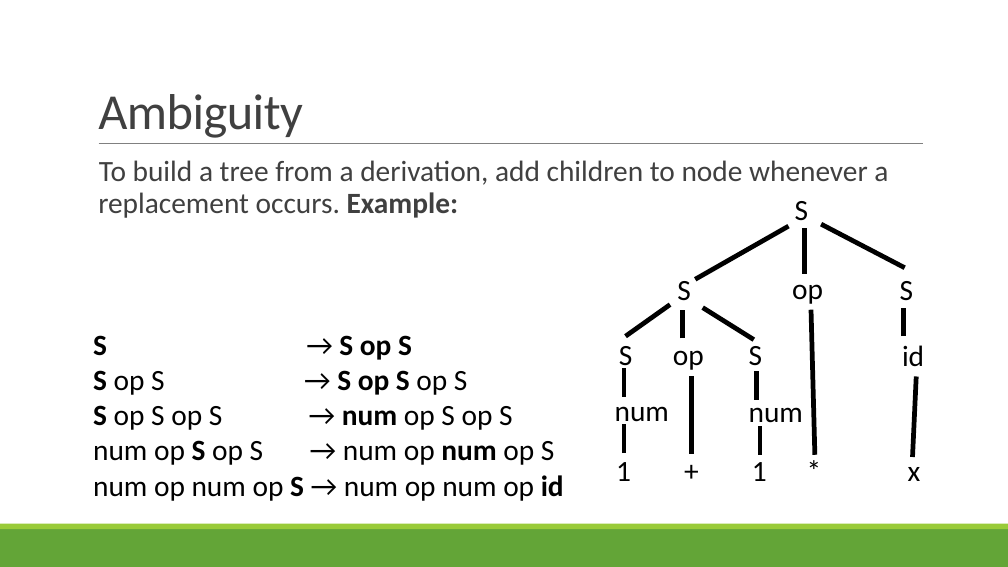
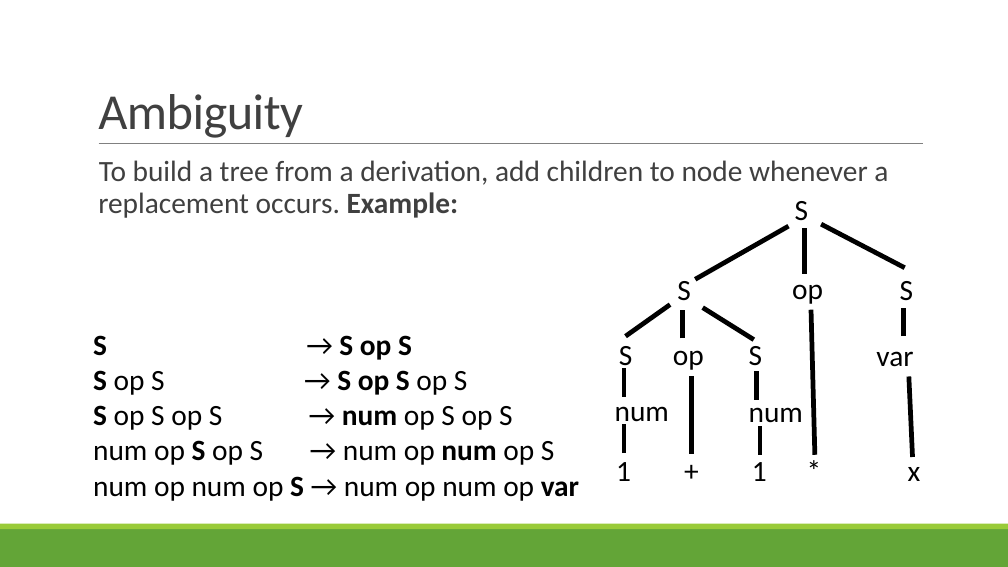
Before and after one commit to rbohrer/pl-course, a slide deck: slide 56 of LectureSlides/03Parsing.pptx. Drawn at 1008x567 pixels with LibreOffice and Linux fonts; fonts in the diff are those of the drawing. Boxes give left, top, right and bottom in pixels: in the first picture for what was removed or moved away, otherwise in the second. Text is boxed around its words. In the diff, an @@ line names an element or a change of style, - is before the commit and + after.

```diff
--- a/LectureSlides/03Parsing.pptx
+++ b/LectureSlides/03Parsing.pptx
@@ text at box(93, 335, 579, 501): text changed @@
-S → S op S
-S op S → S op S op S
-S op S op S → num op S op S
-num op S op S → num op num op S
-num op num op S → num op num op id
+S → S op S
+S op S → S op S op S
+S op S op S → num op S op S
+num op S op S → num op num op S
+num op num op S → num op num op var
@@ text at box(876, 351, 913, 367): text changed @@
-id
+var
@@ line moved from (913, 457) - (917, 377) to (913, 457) - (909, 377) @@
```
Also in this commit, not shown: 10 other slides changed.
